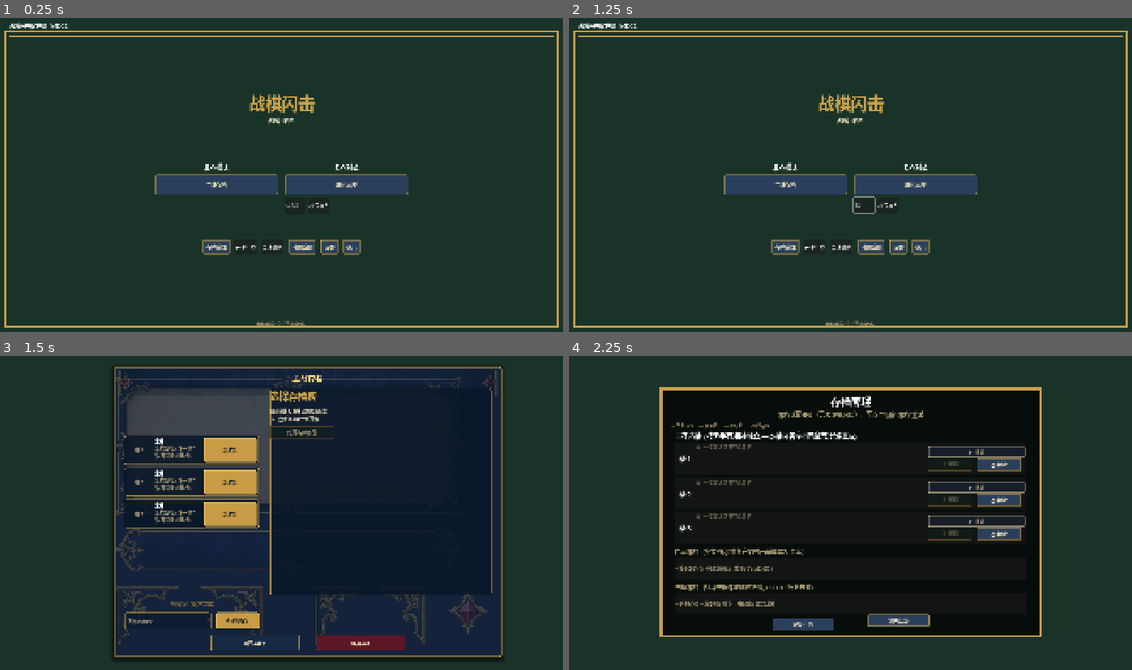
Above: before the commit, frames 1-4 (two rows, left to right).
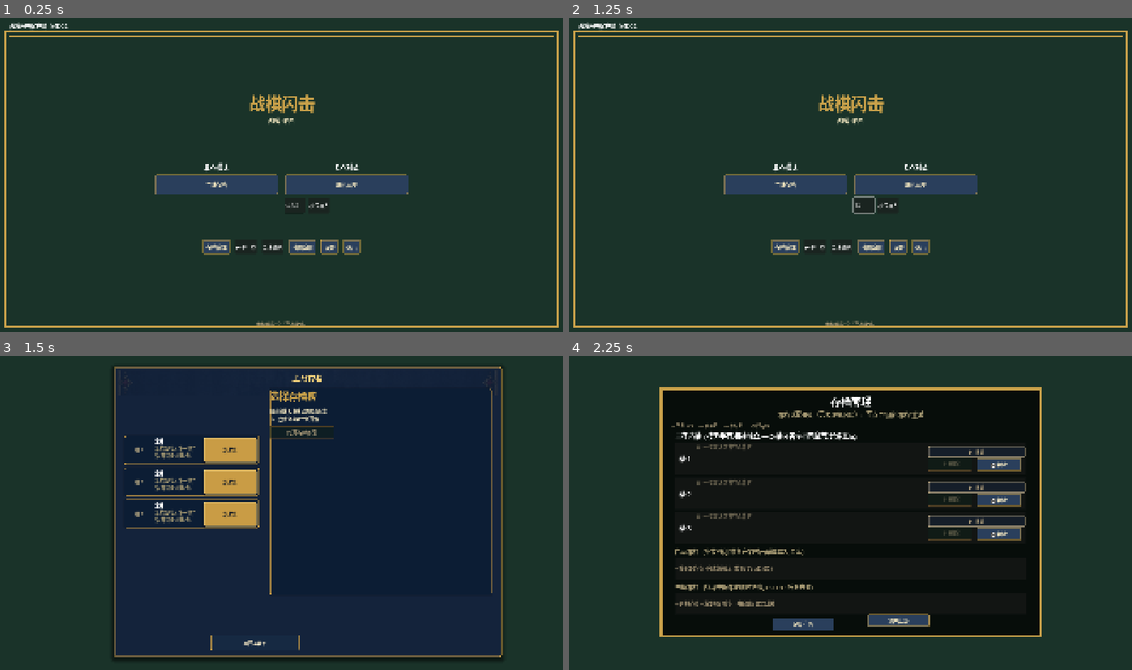
Above: after the commit, the same moments.

Repository: iris0heartmade/battleblitz
Game: Godot game, scene res://scenes/main.tscn
Same seed, same stepped clock (60 frames per second), same inputs: the game is played once before the commit and once after it.
Inputs (mouse positions are in pixels of both pictures, inside the frame that each line leads up to):
- Up to frame 1 (0.25 s): no input
- Up to frame 2 (1.25 s): click (861, 206) at 0.52 s; type "12" at 0.6 s
- Up to frame 3 (1.5 s): click "主线存档" at 1.25 s
- Up to frame 4 (2.25 s): click "打开存档管理" at 2 s

Frames 1-2 are identical in both runs. In frame 3, 7.9% of the frame differs, in the area x 20-89%, y 4-94%; in frame 4, nothing differs.

Commit message:
refactor(godot-mainline): simplify save-slot screen and defer commander controls

Diff:
--- a/godot-client/scenes/main.tscn
+++ b/godot-client/scenes/main.tscn
@@ -1204,7 +1204,7 @@
 texture = ExtResource("7_chapter_banner")
 expand_mode = 1
 stretch_mode = 6
-modulate = Color(1, 1, 1, 0.28)
+modulate = Color(1, 1, 1, 0.12)
 mouse_filter = 2
 
 [node name="MLBorder" type="ReferenceRect" parent="MainlineView/MLFrame"]
--- a/godot-client/scripts/mainline/mainline_controller.gd
+++ b/godot-client/scripts/mainline/mainline_controller.gd
@@ -190,7 +190,6 @@
 	# The save response drives the entry screen, so it must be first in the
 	# serialized request queue. The other data can arrive afterwards.
 	NetworkClient.list_saves(_main._user_name, Callable(self, "_on_ml_slots_response"))
-	NetworkClient.get_unlocked_commanders(_main._user_name, Callable(self, "_on_commanders_response"))
 	if _main._hero_speaker_map.is_empty():
 		NetworkClient.list_heroes(Callable(_main, "_on_heroes_response"))
 
@@ -206,9 +205,9 @@
 	var showing_prepare := page == "prepare"
 	var showing_entry := page == "slot_select" or page == "chapter_list"
 	_set_node_visible(ml_list_container, showing_entry)
-	_set_node_visible(ml_commander_status, showing_entry)
-	_set_node_visible(ml_commander_option, showing_entry)
-	_set_node_visible(ml_apply_commander_btn, showing_entry)
+	_set_node_visible(ml_commander_status, showing_prepare)
+	_set_node_visible(ml_commander_option, showing_prepare)
+	_set_node_visible(ml_apply_commander_btn, showing_prepare)
 	_set_node_visible(ml_right_placeholder, showing_entry)
 	_set_node_visible(ml_prep_summary, showing_prepare)
 	_set_node_visible(ml_prep_tabs, showing_prepare)
@@ -218,6 +217,7 @@
 	_set_node_visible(ml_prep_refresh_btn, showing_prepare)
 	_set_node_visible(ml_prep_action_btn, showing_prepare)
 	_set_node_visible(ml_prep_alt_action_btn, showing_prepare)
+	_set_node_visible(ml_abandon_btn, showing_prepare)
 	if ml_prep_hero_select != null and is_instance_valid(ml_prep_hero_select):
 		_set_node_visible(ml_prep_hero_select.get_parent(), showing_prepare)
 
@@ -672,6 +672,7 @@
 	if _main._selected_prepare_hero_id == "" and not heroes.is_empty() and heroes[0] is Dictionary:
 		_main._selected_prepare_hero_id = str((heroes[0] as Dictionary).get("hero_id", ""))
 	_main._mainline_prepare_tab = "heroes"
+	NetworkClient.get_unlocked_commanders(_main._user_name, Callable(self, "_on_commanders_response"))
 	_set_mainline_page("prepare")
 	_render_mainline_prepare()
 
--- a/godot-client/scripts/ui/mainline_theme.gd
+++ b/godot-client/scripts/ui/mainline_theme.gd
@@ -12,7 +12,6 @@
 const C_RUBY_DARK: Color = Color("#5b1725")
 const C_TEXT: Color = Color("#fff0cb")
 const C_TEXT_DIM: Color = Color("#b6a783")
-const PANEL_SKIN: Texture2D = preload("res://assets/ui/mainline_panel_skin_v1.png")
 
 
 static func _box(fill: Color, border: Color, width: int = 1, radius: int = 4) -> StyleBoxFlat:
@@ -107,7 +106,7 @@
 
 
 static func apply_section_panel(panel: Control, accent: Color) -> void:
-	var style := _box(Color("#09172acc"), accent, 1, 5)
+	var style := _box(Color("#0c1d34"), accent, 1, 5)
 	style.shadow_color = Color(0.0, 0.0, 0.0, 0.22)
 	style.shadow_size = 5
 	panel.add_theme_stylebox_override("panel", style)
@@ -127,18 +126,8 @@
 	frame_style.shadow_offset = Vector2(0, 6)
 	frame.add_theme_stylebox_override("panel", frame_style)
 	var skin := frame.get_node_or_null("ArtSkin") as TextureRect
-	if skin == null:
-		skin = TextureRect.new()
-		skin.name = "ArtSkin"
-		skin.mouse_filter = Control.MOUSE_FILTER_IGNORE
-		skin.anchor_right = 1.0
-		skin.anchor_bottom = 1.0
-		skin.expand_mode = TextureRect.EXPAND_IGNORE_SIZE
-		skin.stretch_mode = TextureRect.STRETCH_KEEP_ASPECT_COVERED
-		skin.texture = PANEL_SKIN
-		skin.modulate = Color(1.0, 1.0, 1.0, 0.20)
-		frame.add_child(skin)
-		frame.move_child(skin, 0)
+	if skin != null:
+		skin.queue_free()
 	border.border_color = Color(C_GOLD_BRIGHT.r, C_GOLD_BRIGHT.g, C_GOLD_BRIGHT.b, 0.65)
 	border.border_width = 1.0
 	border.offset_left = 10
